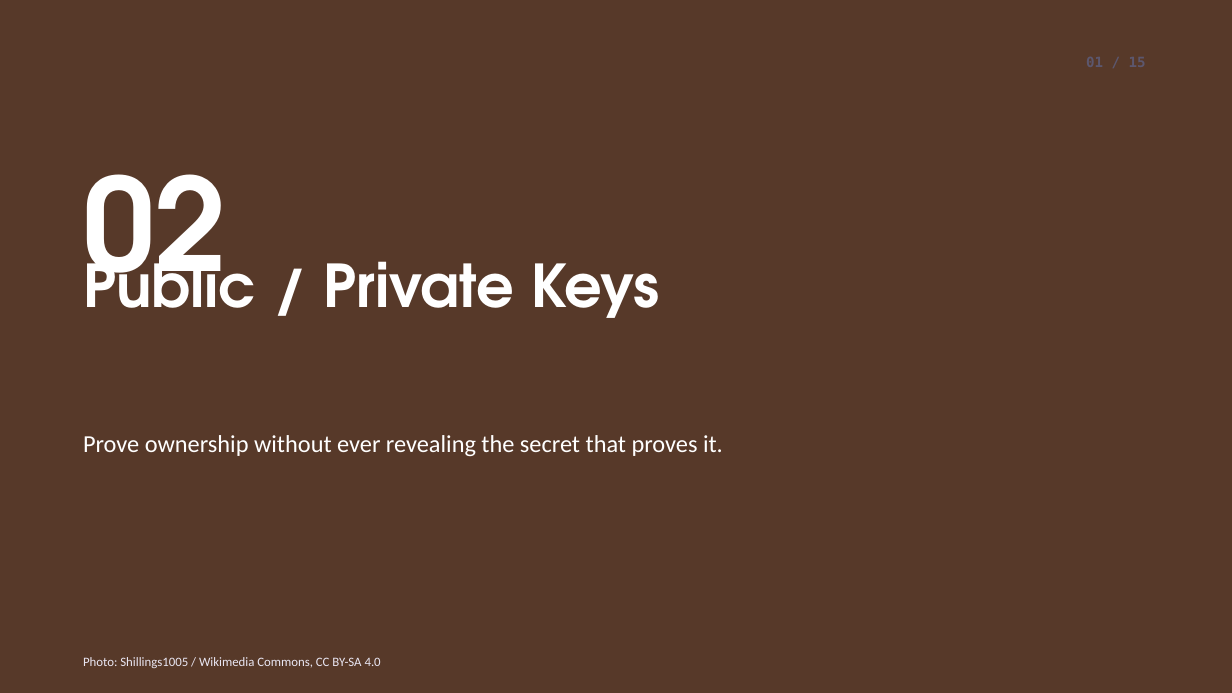
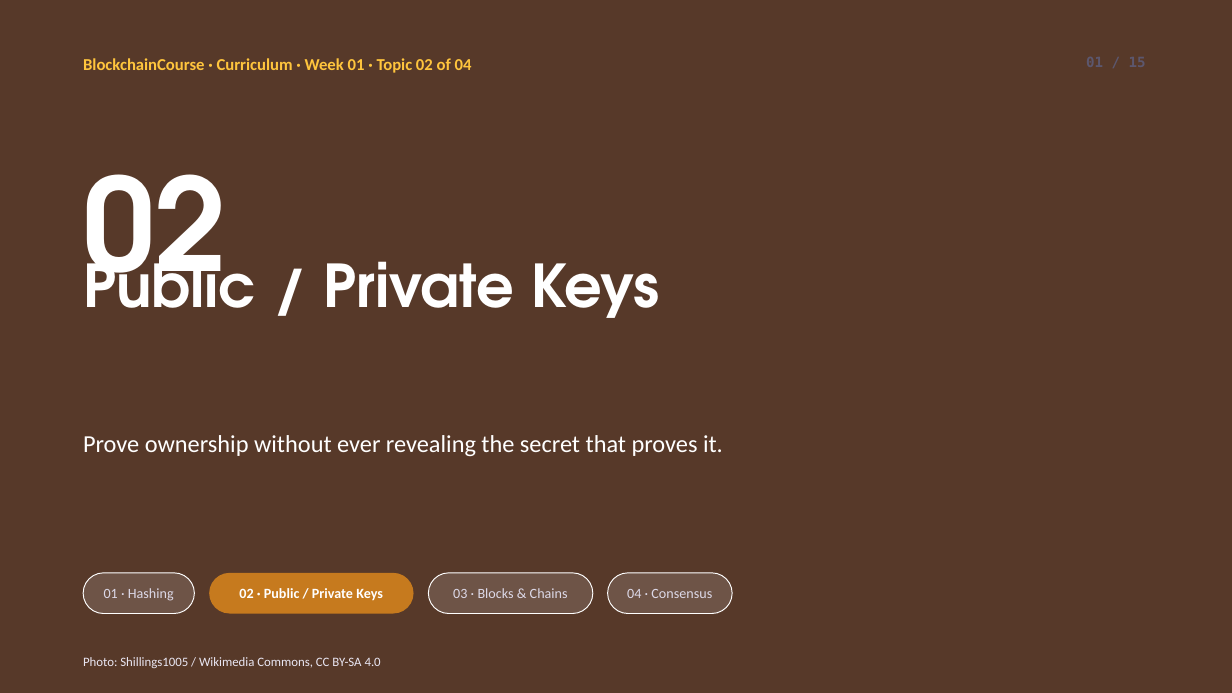
Before and after one commit to jadonamite/BlockchainCourse, a slide deck: slide 1 of curriculum/week-01/week1-topic-02-public-private-keys.pptx. Drawn at 1232x693 pixels with LibreOffice and Linux fonts; fonts in the diff are those of the drawing; background and template pictures are left out; a plain dark background stands for a picture behind light text. Boxes give left, top, right and bottom in pixels: in the first picture for what was removed or moved away, otherwise in the second. Text is boxed around its words. In the diff, an @@ line names an element or a change of style, - is before the commit and + after.

Commit message:
Add course/week framing and a 4-topic nav strip to each deck's opener
Each standalone file's first slide now carries "BlockchainCourse ·
Week 01 · Topic X of 04" context plus a small nav strip showing all
four topics with the current one highlighted, so a deck opened on
its own no longer starts cold with no sense of the larger course.

```diff
--- a/curriculum/week-01/week1-topic-02-public-private-keys.pptx
+++ b/curriculum/week-01/week1-topic-02-public-private-keys.pptx
@@ text added at <box>83,58,472,73</box>, 13 pt, text #FFC53D, bold @@
+BlockchainCourse · Curriculum · Week 01 · Topic 02 of 04
@@ rounded rectangle added at <box>83,573,194,614</box>, fill #FFFFFF at 14% opacity, outline #FFFFFF 0.75 pt, 11 pt, text #DDD9E8 @@
+01 · Hashing
@@ rounded rectangle added at <box>209,573,413,614</box>, fill #C67A1E, 11 pt, text #FFFFFF, bold @@
+02 · Public / Private Keys
@@ rounded rectangle added at <box>429,573,593,614</box>, fill #FFFFFF at 14% opacity, outline #FFFFFF 0.75 pt, 11 pt, text #DDD9E8 @@
+03 · Blocks & Chains
@@ rounded rectangle added at <box>608,573,733,614</box>, fill #FFFFFF at 14% opacity, outline #FFFFFF 0.75 pt, 11 pt, text #DDD9E8 @@
+04 · Consensus
```
Also in this commit, not shown: 3 other files.
